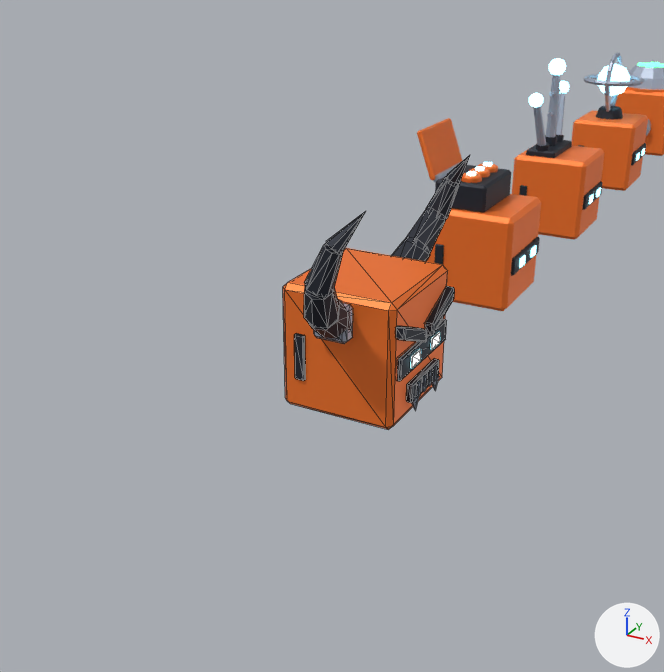
An edit to the glTF model godot/assets/models/heads.glb, drawn before and after from the same camera.
Rendered twice from a 50 mm camera at (1.7, -16.91, 3.39) aimed at (0.4, -14.54, 2.21). The lights are fixed; the arrows at lower right show +X, +Y and +Z. The first picture is the older version. Mesh edges are drawn as thin lines on the coarser meshes.

In view in the first picture: 'antenna', 'demon', 'dispenser', 'medic', 'orb'.
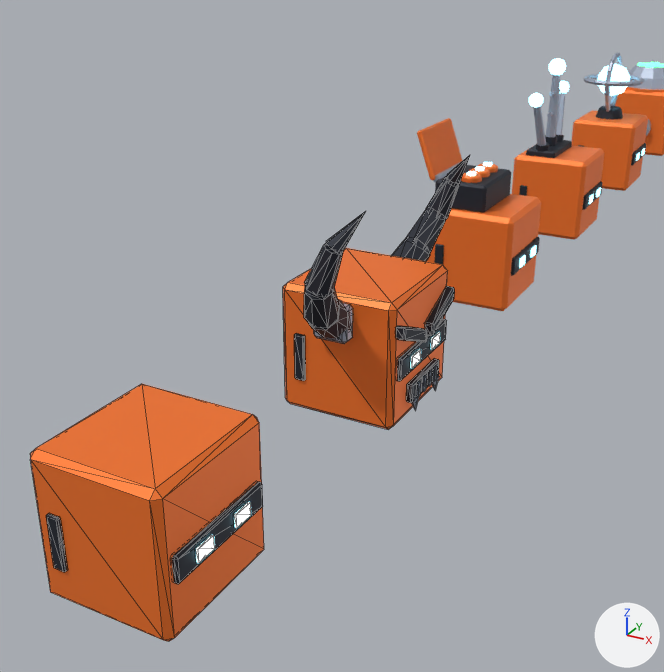
The change, as a list of edits to the scene's bpy script:
```text
Add me_rookie:
    me_rookie.from_pydata(...)  # 112 vertices, 200 faces; spans x -0.25..0.276, y -0.282..0.282, z 0.0..0.54
    # faces by material slot: [44, 132, 24]
    me_rookie.materials.append(mat_body)  # orange #ff7b2b
    me_rookie.materials.append(mat_joint)  # dark blue #282c37
    me_rookie.materials.append(mat_gem)  # cyan #97ecff, glowing cyan #97ecff
Add ob_rookie:
    ob_rookie = bpy.data.objects.new('rookie', me_rookie)
    ob_rookie.location = (0.0, -15.0, 1.44)
```

Location of each change, [x1, y1, x2, y2] in pixels of the pictures (664 x 672 px):
'rookie', added: after [30, 384, 264, 641]
    faces in mat_body (orange #ff7b2b): [30, 384, 264, 641]
    faces in mat_joint (dark blue #282c37): [46, 481, 263, 584]
    faces in mat_gem (cyan #97ecff, glowing cyan #97ecff): [196, 502, 251, 563]
